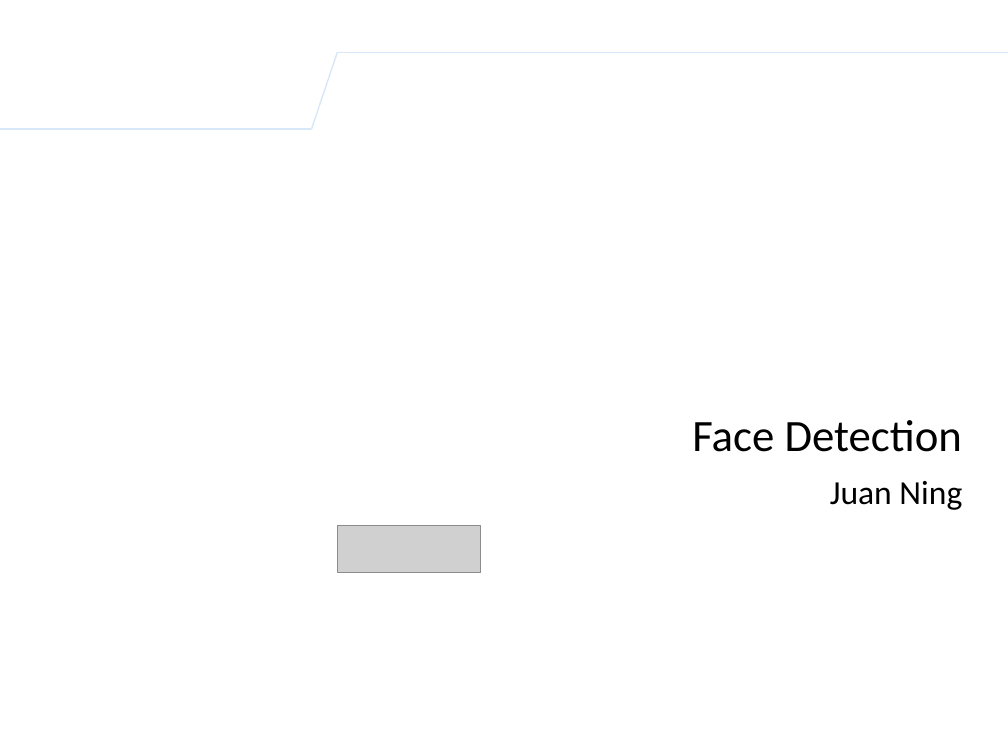
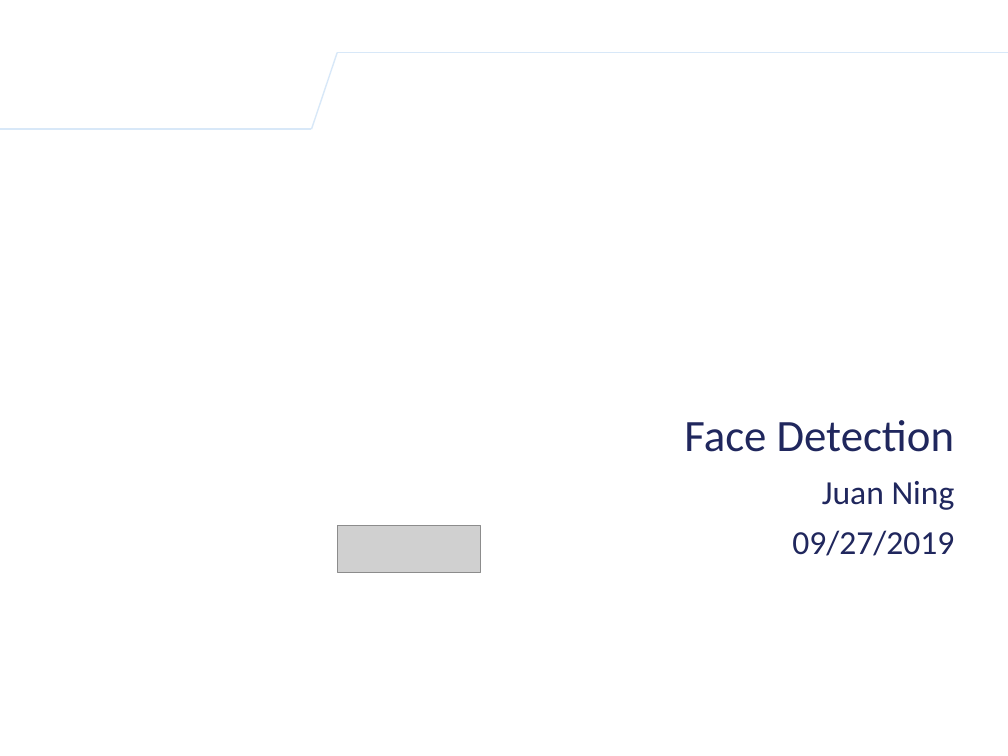
Before and after one commit to k-ning/SHARING, a slide deck: slide 1 of AdaBoost_Algorithm_Presentation.pptx. Drawn at 1008x756 pixels with LibreOffice and Linux fonts; fonts in the diff are those of the drawing; grey boxes stand for pictures; background and template pictures are left out. Boxes give left, top, right and bottom in pixels: in the first picture for what was removed or moved away, otherwise in the second. Text is boxed around its words. In the diff, an @@ line names an element or a change of style, - is before the commit and + after.

```diff
--- a/AdaBoost_Algorithm_Presentation.pptx
+++ b/AdaBoost_Algorithm_Presentation.pptx
@@ text "Face Detection": place and size @@
-text "Face Detection" at box(692, 420, 962, 510)
+text "Face Detection" at box(684, 420, 955, 556)
@@ text at box(684, 420, 955, 510): text colour #000000 to #20275D in "Face Detection", "Juan Ning" @@
@@ text at box(792, 530, 954, 556): paragraph added @@
+09/27/2019
```
Also in this commit, not shown: 7 other slides changed, 8 slides added, 1 slide removed.
